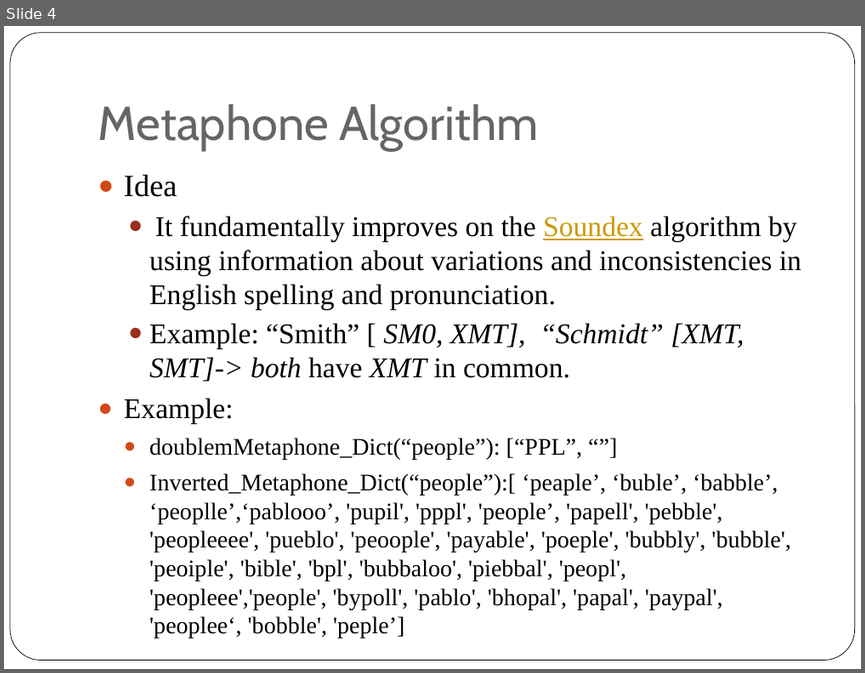
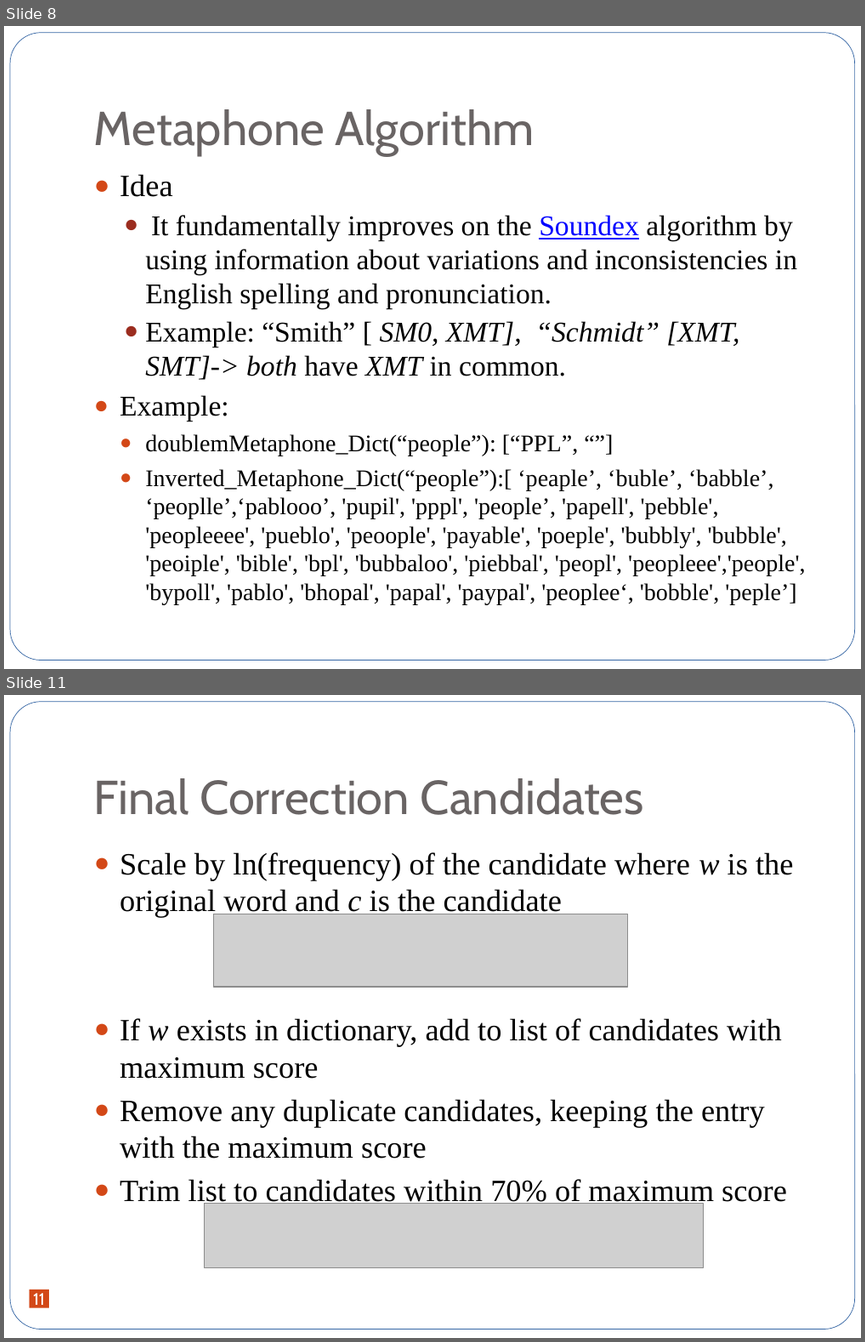
Before and after one commit to jxjzhang/CS246, a slide deck: Tweets purification.pptx. Shown one above the other, each under a label of ours: slide 4 before the commit, slides 8 and 11 after it; the slides between them are not shown. The pictures are 865x673 and 865x1342 pixels, drawn with LibreOffice and Linux fonts; fonts in the diff are those of the drawing; grey boxes stand for pictures. Boxes give left, top, right and bottom in pixels: in the first picture for what was removed or moved away, otherwise in the second. Text is boxed around its words. In the diff, an @@ line names an element or a change of style, - is before the commit and + after.

```diff
--- a/Tweets purification.pptx
+++ b/Tweets purification.pptx
@@ slide 11 added at (4, 695, 861, 1338), background #FFFFFF; not listed: 1 template element that a slide beside it also shows @@
@@ title added at (94, 778, 644, 815), 40 pt, text #696464 @@
+Final Correction Candidates
@@ text added at (120, 852, 793, 1207), 26 pt, text #000000 @@
+● Scale by ln(frequency) of the candidate where w is the original word and c is the candidate
+● If w exists in dictionary, add to list of candidates with maximum score
+● Remove any duplicate candidates, keeping the entry with the maximum score
+● Trim list to candidates within 70% of maximum score
@@ picture added at (213, 914, 627, 987) @@
@@ picture added at (205, 1203, 704, 1267) @@
@@ page number added at (29, 1289, 48, 1308), fill #D34817, 14 pt, text #FFFFFF @@
+11
@@ what was slide 4 is now slide 8 @@
@@ slide 8 changed as well @@
@@ rounded rectangle at (10, 33, 855, 660): outline #000000 0.5 pt to none @@
@@ title "Metaphone Algorithm": place and size @@
-title "Metaphone Algorithm" at (98, 104, 539, 151)
+title "Metaphone Algorithm" at (94, 109, 534, 155)
@@ text "Idea" at (120, 174, 805, 605): text colour #CC9900 to #0000FF in "Soundex" @@
```
Also in this commit, not shown: 3 other slides changed, 10 other slides added.
